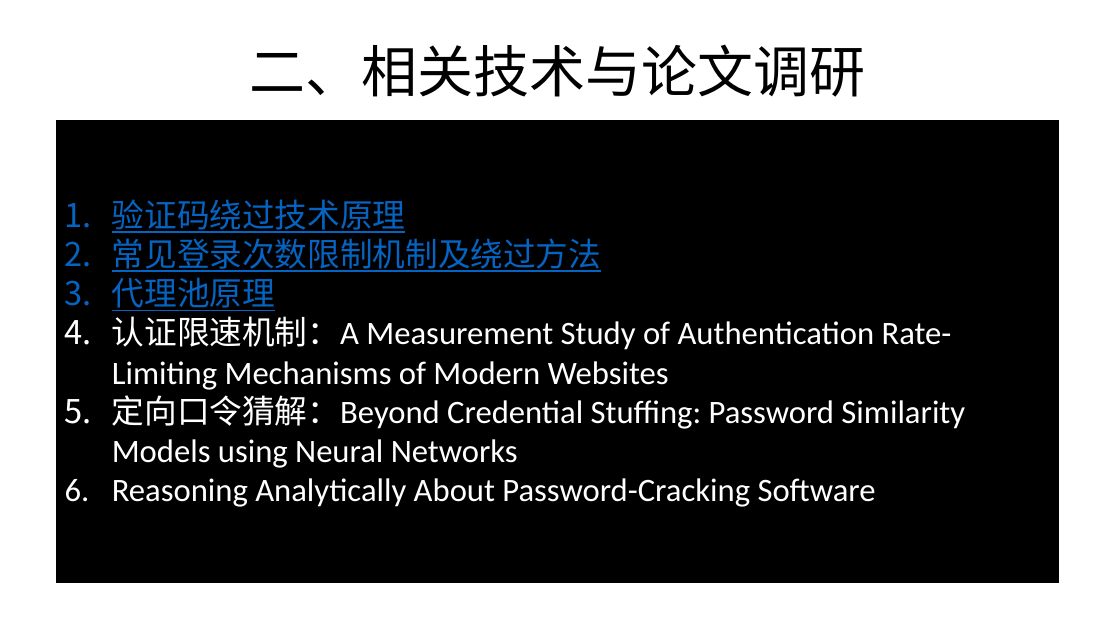
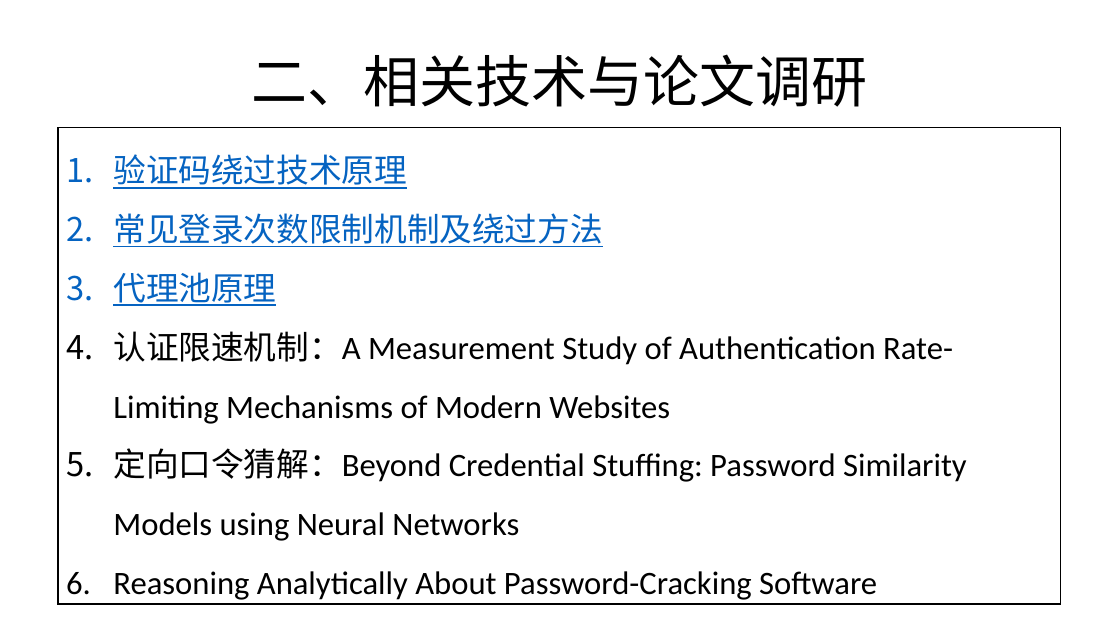
Before and after one commit to RiskySignal/Web-Security-Project, a slide deck: slide 3 of document/朕为你打下江山.pptx. Drawn at 1120x630 pixels with LibreOffice and Linux fonts; fonts in the diff are those of the drawing. Boxes give left, top, right and bottom in pixels: in the first picture for what was removed or moved away, otherwise in the second. Text is boxed around its words. In the diff, an @@ line names an element or a change of style, - is before the commit and + after.

```diff
--- a/document/朕为你打下江山.pptx
+++ b/document/朕为你打下江山.pptx
@@ title "二、相关技术与论文调研" moved from (x1=250, y1=44, x2=866, y2=97) to (x1=251, y1=54, x2=867, y2=107) @@
@@ rectangle "验证码绕过技术原理" resized from (x1=56, y1=120, x2=1059, y2=582) to (x1=58, y1=128, x2=1060, y2=604) @@
@@ rectangle "验证码绕过技术原理" at (x1=58, y1=128, x2=1060, y2=604): text colour #FFFFFF to #000000 in "认证限速机制：A Measurement Study of Authentication Rate-Limiting M ...", "定向口令猜解：Beyond Credential Stuffing: Password Similarity Model ...", "Reasoning Analytically About Password-Cracking Software"; line spacing 1 to 1.5; fill #000000 to #FFFFFF @@
```
Also in this commit, not shown: 2 other slides changed, 1 slide added, 1 slide removed.
